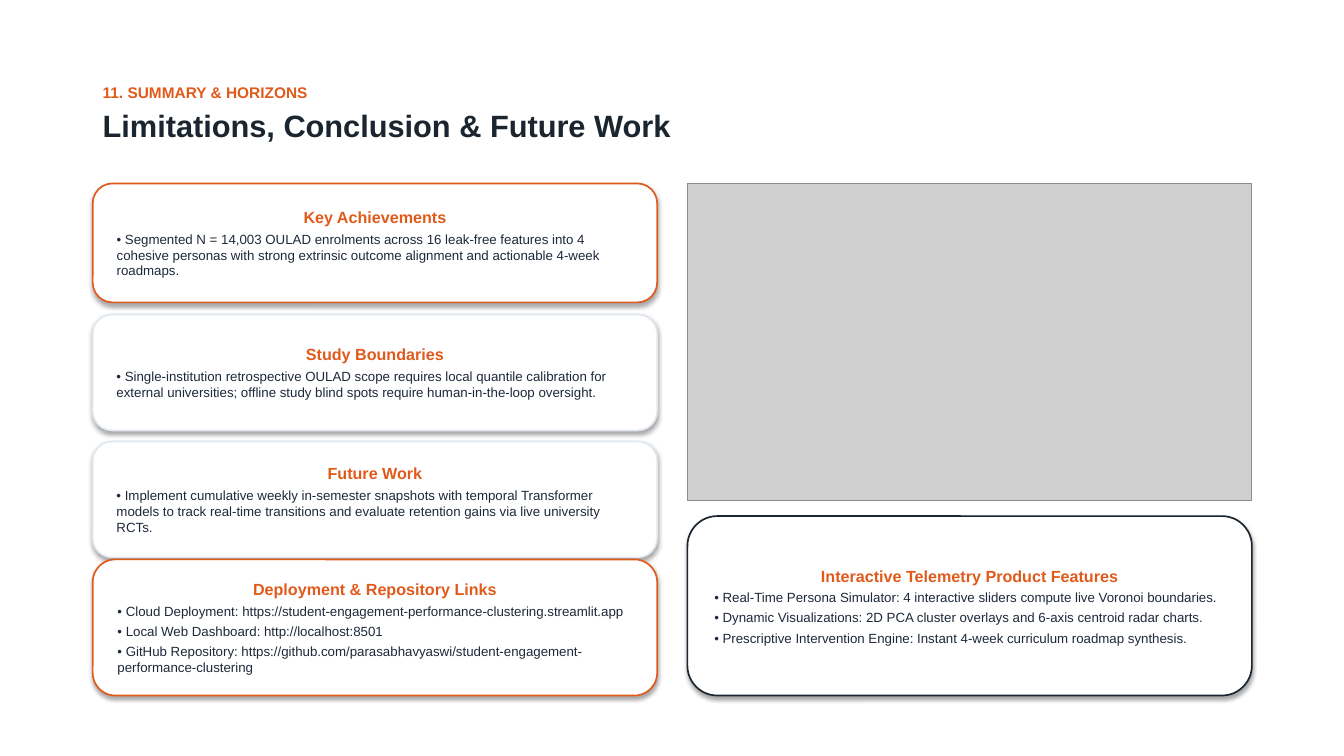
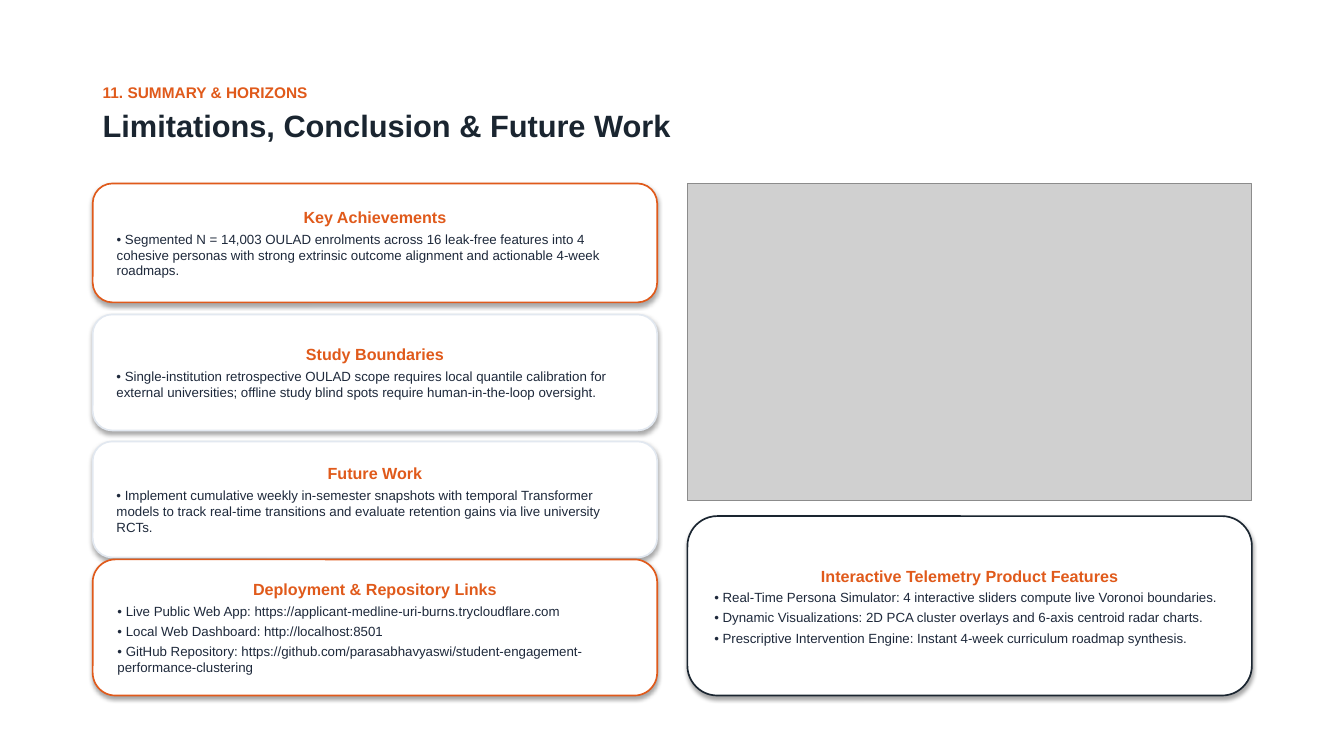
Before and after one commit to parasabhavyaswi/student-engagement-performance-clustering, a slide deck: slide 12 of EduCluster_ML_Presentation.pptx. Drawn at 1344x756 pixels with LibreOffice and Linux fonts; fonts in the diff are those of the drawing; grey boxes stand for pictures; background and template pictures are left out. Boxes give left, top, right and bottom in pixels: in the first picture for what was removed or moved away, otherwise in the second. Text is boxed around its words. In the diff, an @@ line names an element or a change of style, - is before the commit and + after.

Commit message:
feat(deploy): add active public deployment link on Cloudflare HTTPS tunnel and update presentation

```diff
--- a/EduCluster_ML_Presentation.pptx
+++ b/EduCluster_ML_Presentation.pptx
@@ text in rounded rectangle at (x1=126, y1=606, x2=560, y2=619): text changed @@
-• Cloud Deployment: https://student-engagement-performance-clustering.streamlit.app
+• Live Public Web App: https://applicant-medline-uri-burns.trycloudflare.com
```
Also in this commit, not shown: 2 other files.
